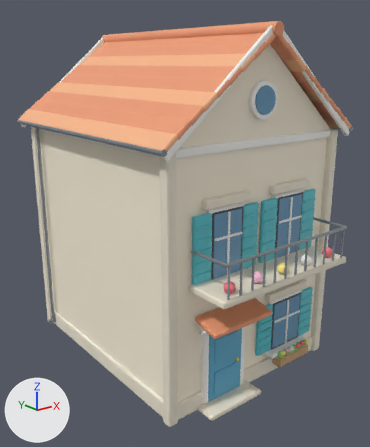
Renders of the FBX model unity/Assets/Resources/Bayview/house_b.fbx from each side of a commit.
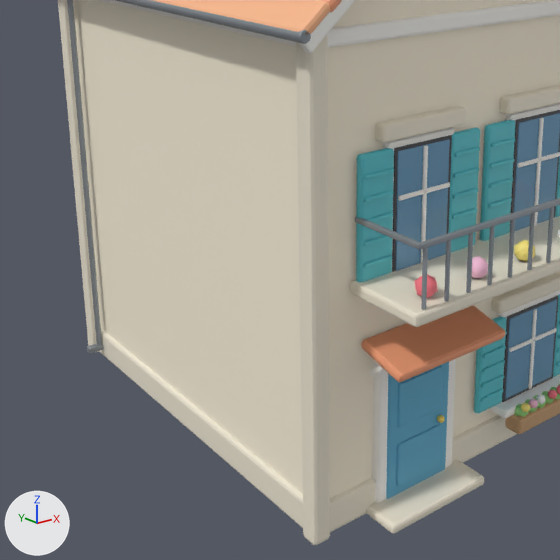
Old and new are each drawn whole from a 50 mm lens placed at (-10.27, -13.35, 9.53), pointed at (-0.12, -0.66, 4.46) and again close up on the part from 0% to 82% of the width and 30% to 97% of the height. Lighting does not change. The marker at lower left points along +X, +Y and +Z. The older version's two pictures come first. Objects named as collision shapes, trigger or cutter boxes, shadow casters or lower levels of detail are left out. Where no turn or scale is listed for an object, it has been applied to the vertices. Vertices at exactly the same position are counted once.

The first close-up shows 'Visual'.
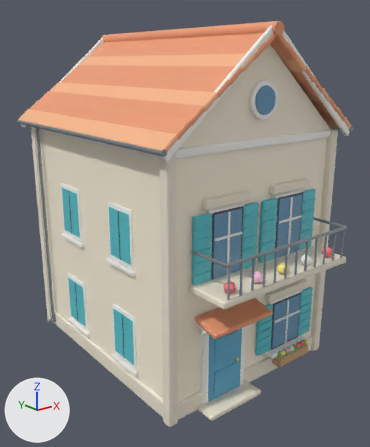
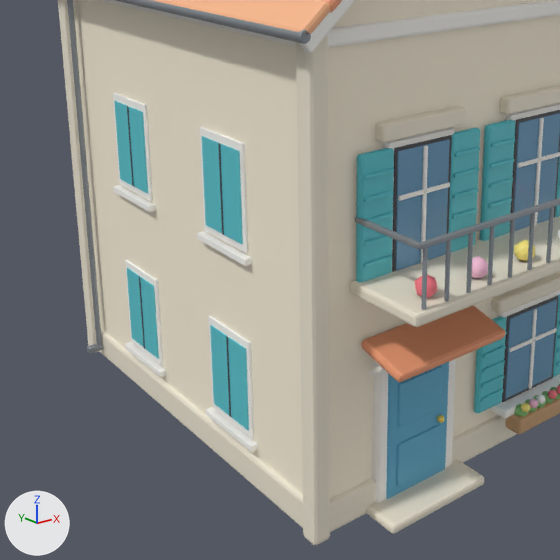
Location of each change, [x1, y1, x2, y2] in pixels of the close-ups (560 x 560 px):
part 1 of me_cube, added: after [209, 316, 254, 439]
part 2 of me_cube, added (cyan): after [228, 337, 249, 430]
part 3 of me_cube, added (cyan): after [210, 325, 229, 415]
part 4 of me_cube, added: after [226, 337, 231, 417]
part 5 of me_cube, added: after [206, 407, 258, 452]
part 6 of me_cube, added: after [125, 260, 163, 366]
part 7 of me_cube, added (cyan): after [140, 277, 159, 359]
part 8 of me_cube, added (cyan): after [127, 268, 144, 347]
part 9 of me_cube, added: after [139, 277, 145, 349]
part 10 of me_cube, added: after [125, 342, 166, 377]
part 11 of me_cube, added: after [200, 127, 248, 253]
part 12 of me_cube, added (cyan): after [220, 144, 243, 244]
part 13 of me_cube, added (cyan): after [202, 136, 222, 233]
part 14 of me_cube, added: after [218, 143, 224, 235]
part 15 of me_cube, added: after [197, 231, 252, 266]
part 16 of me_cube, added: after [113, 93, 153, 201]
part 17 of me_cube, added (cyan): after [128, 107, 148, 193]
part 18 of me_cube, added (cyan): after [114, 101, 132, 185]
part 19 of me_cube, added: after [127, 106, 134, 186]
part 20 of me_cube, added: after [113, 185, 156, 212]

The change, as a diff of the scene's bpy script:
```diff
--- a/unity/Assets/Resources/Bayview/house_b.fbx.py
+++ b/unity/Assets/Resources/Bayview/house_b.fbx.py
@@ me_cube @@
-me_cube.from_pydata(...)  # 8836 vertices, 8488 faces; spans x -3.62..3.62, y -5.15..4.25, z -3.84..6.72
+me_cube.from_pydata(...)  # 9156 vertices, 8728 faces; spans x -3.62..3.62, y -5.15..4.25, z -3.84..6.72
+# me_cube part 1: a new loose piece, a box spanning x -3.14..-3.1, y -2.1..-0.9, z -2.95..-1.25, in mat_whitetrim (white #fcfaf6)
+# me_cube part 2: a new loose piece, a box spanning x -3.16..-3.13, y -2.02..-1.52, z -2.825..-1.375, in mat_tint_shutter (cyan #59c4ce)
+# me_cube part 3: a new loose piece, a box spanning x -3.16..-3.13, y -1.48..-0.98, z -2.825..-1.375, in mat_tint_shutter (cyan #59c4ce)
+# me_cube part 4: a new loose piece, a box spanning x -3.167..-3.157, y -1.52..-1.48, z -2.825..-1.375, in mat_black (dark grey #3f3f45)
+# me_cube part 5: a new loose piece, a box spanning x -3.22..-3.1, y -2.2..-0.8, z -3.1..-3.0, in mat_whitetrim (white #fcfaf6)
+# me_cube part 6: a new loose piece, a box spanning x -3.14..-3.1, y 0.9..2.1, z -2.95..-1.25, in mat_whitetrim (white #fcfaf6)
+# me_cube part 7: a new loose piece, a box spanning x -3.16..-3.13, y 0.98..1.48, z -2.825..-1.375, in mat_tint_shutter (cyan #59c4ce)
+# me_cube part 8: a new loose piece, a box spanning x -3.16..-3.13, y 1.52..2.02, z -2.825..-1.375, in mat_tint_shutter (cyan #59c4ce)
+# me_cube part 9: a new loose piece, a box spanning x -3.167..-3.157, y 1.48..1.52, z -2.825..-1.375, in mat_black (dark grey #3f3f45)
+# me_cube part 10: a new loose piece, a box spanning x -3.22..-3.1, y 0.8..2.2, z -3.1..-3.0, in mat_whitetrim (white #fcfaf6)
+# me_cube part 11: a new loose piece, a box spanning x -3.14..-3.1, y -2.1..-0.9, z 0.25..1.95, in mat_whitetrim (white #fcfaf6)
+# me_cube part 12: a new loose piece, a box spanning x -3.16..-3.13, y -2.02..-1.52, z 0.375..1.825, in mat_tint_shutter (cyan #59c4ce)
+# me_cube part 13: a new loose piece, a box spanning x -3.16..-3.13, y -1.48..-0.98, z 0.375..1.825, in mat_tint_shutter (cyan #59c4ce)
+# me_cube part 14: a new loose piece, a box spanning x -3.167..-3.157, y -1.52..-1.48, z 0.375..1.825, in mat_black (dark grey #3f3f45)
+# me_cube part 15: a new loose piece, a box spanning x -3.22..-3.1, y -2.2..-0.8, z 0.1..0.2, in mat_whitetrim (white #fcfaf6)
+# me_cube part 16: a new loose piece, a box spanning x -3.14..-3.1, y 0.9..2.1, z 0.25..1.95, in mat_whitetrim (white #fcfaf6)
+# me_cube part 17: a new loose piece, a box spanning x -3.16..-3.13, y 0.98..1.48, z 0.375..1.825, in mat_tint_shutter (cyan #59c4ce)
+# me_cube part 18: a new loose piece, a box spanning x -3.16..-3.13, y 1.52..2.02, z 0.375..1.825, in mat_tint_shutter (cyan #59c4ce)
+# me_cube part 19: a new loose piece, a box spanning x -3.167..-3.157, y 1.48..1.52, z 0.375..1.825, in mat_black (dark grey #3f3f45)
+# me_cube part 20: a new loose piece, a box spanning x -3.22..-3.1, y 0.8..2.2, z 0.1..0.2, in mat_whitetrim (white #fcfaf6)
+# other edits to the shape of me_cube do not show in these pictures
 me_cube.materials.append(mat_tint_wall)
```
